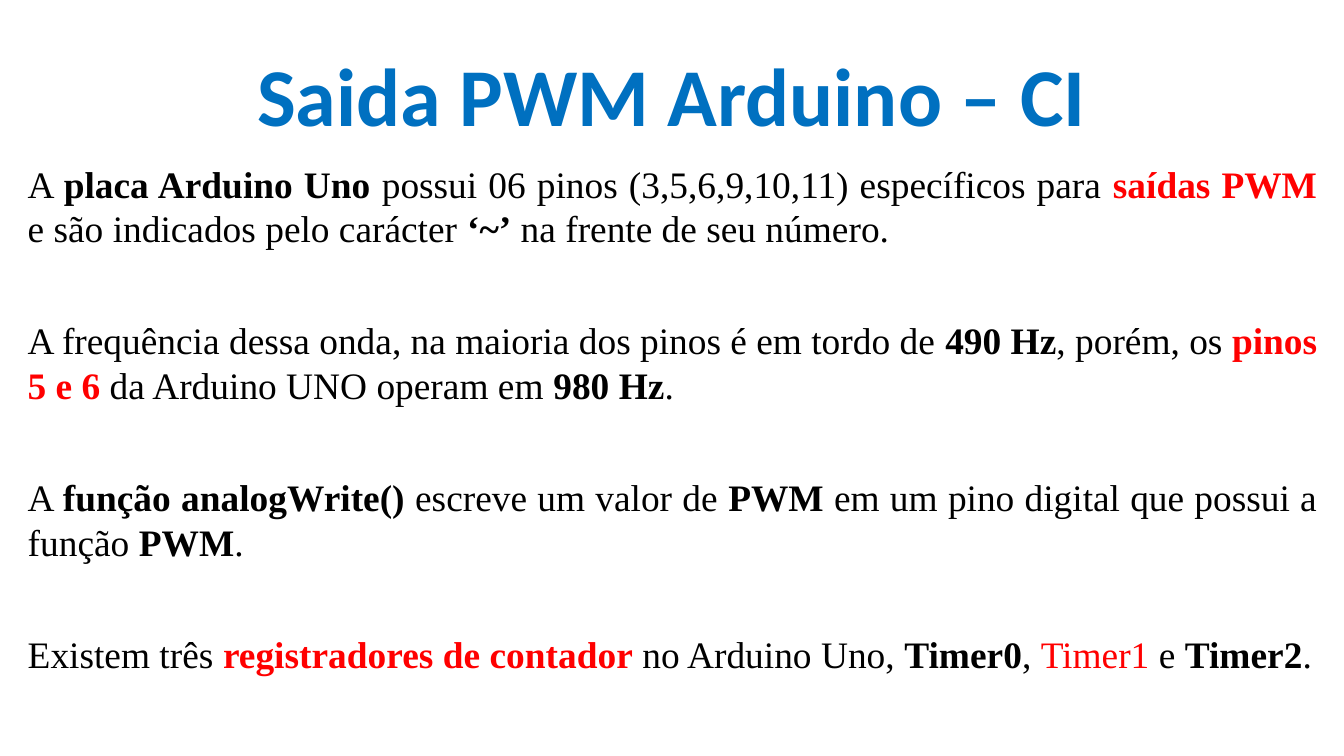
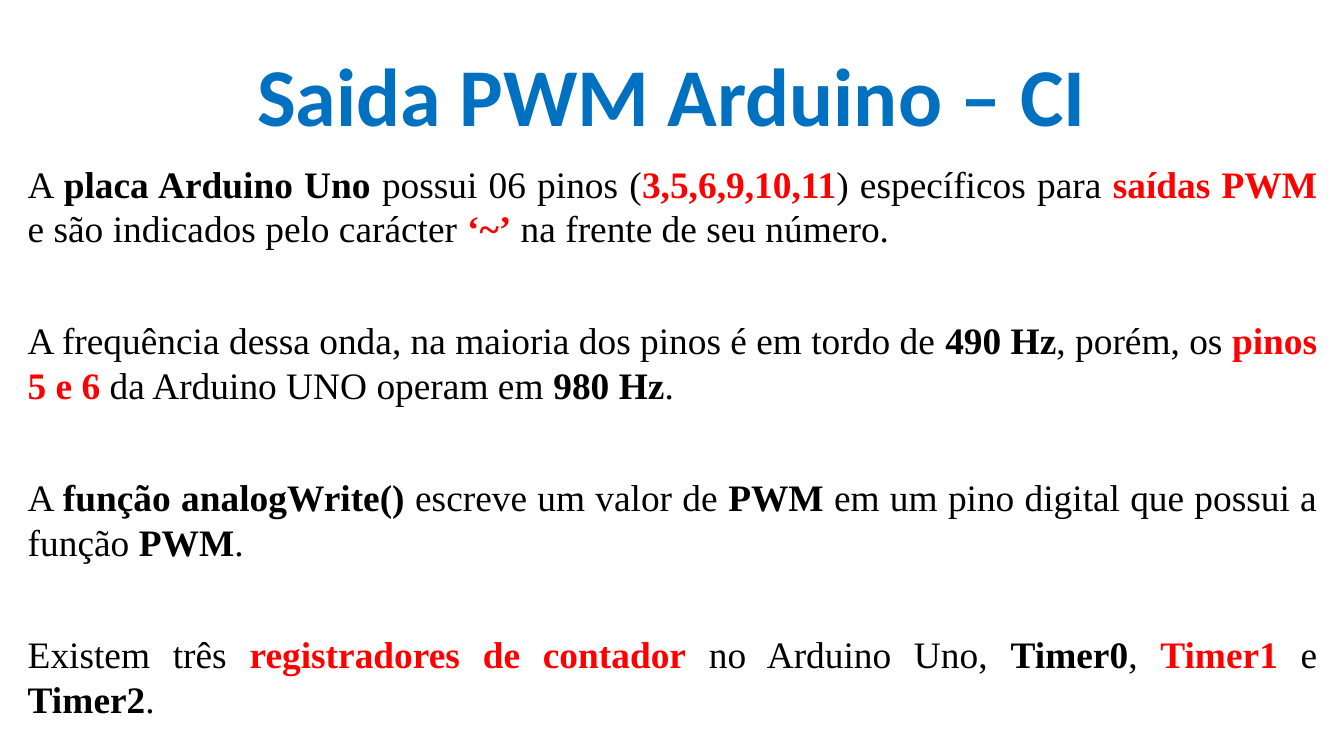
Before and after one commit to CloudEducationBrazil/WydenArea1ProgramacaoMicrocontroladores, a slide deck: slide 31 of 01 Classes/Aula 06 - Programação Microcontroladores - Periféricos Integrados - Temporizadores e PWM.pptx. Drawn at 1344x756 pixels with LibreOffice and Linux fonts; fonts in the diff are those of the drawing; background and template pictures are left out. Boxes give left, top, right and bottom in pixels: in the first picture for what was removed or moved away, otherwise in the second. Text is boxed around its words. In the diff, an @@ line names an element or a change of style, - is before the commit and + after.

```diff
--- a/01 Classes/Aula 06 - Programação Microcontroladores - Periféricos Integrados - Temporizadores e PWM.pptx
+++ b/01 Classes/Aula 06 - Programação Microcontroladores - Periféricos Integrados - Temporizadores e PWM.pptx
@@ text at bbox=[28, 171, 1318, 714]: text colour #000000 to #FF0000 in "(3,5,6,9,10,11) ‘~’"; bold on in "(3,5,6,9,10,11)", "Timer1" @@
```
Also in this commit, not shown: 5 other slides changed.
